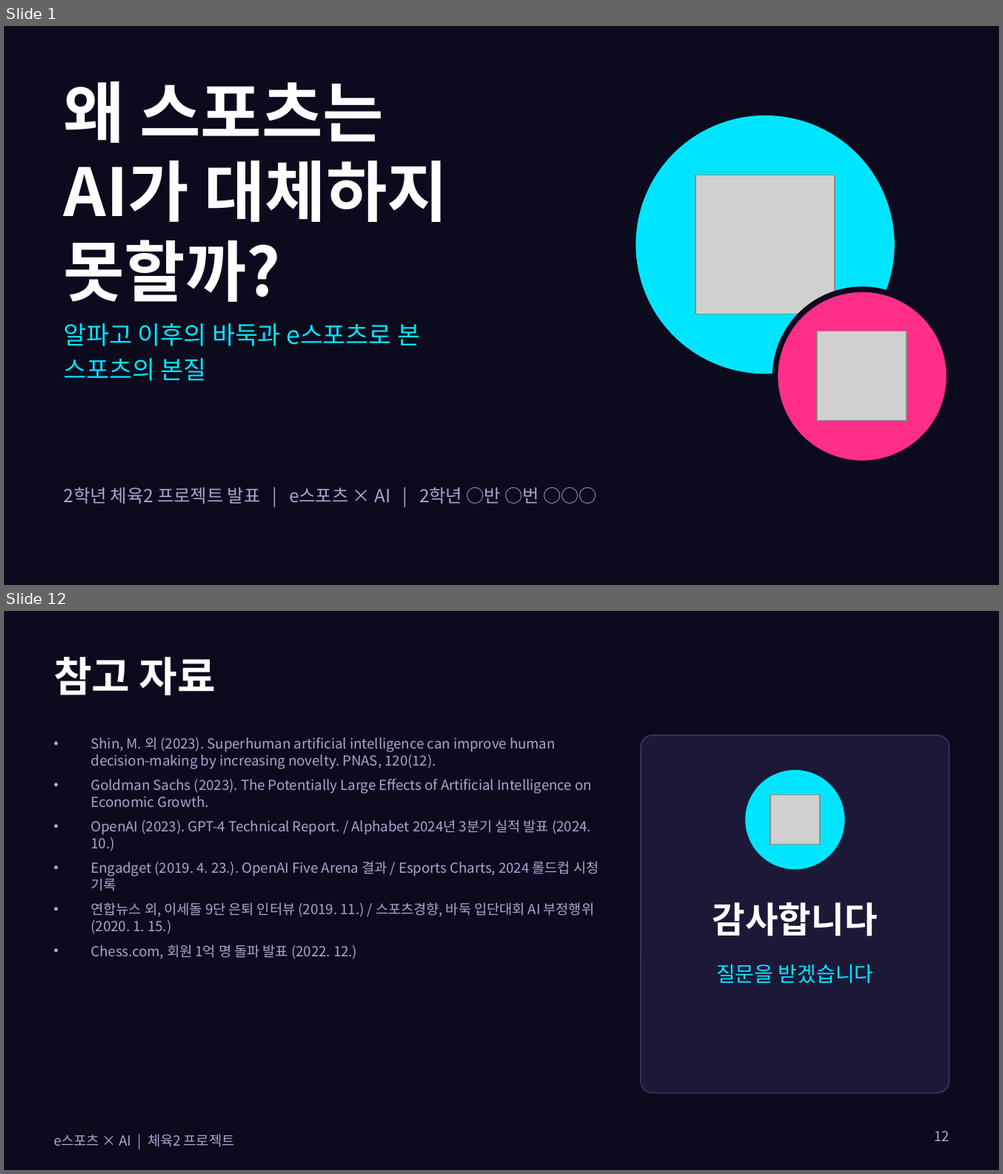
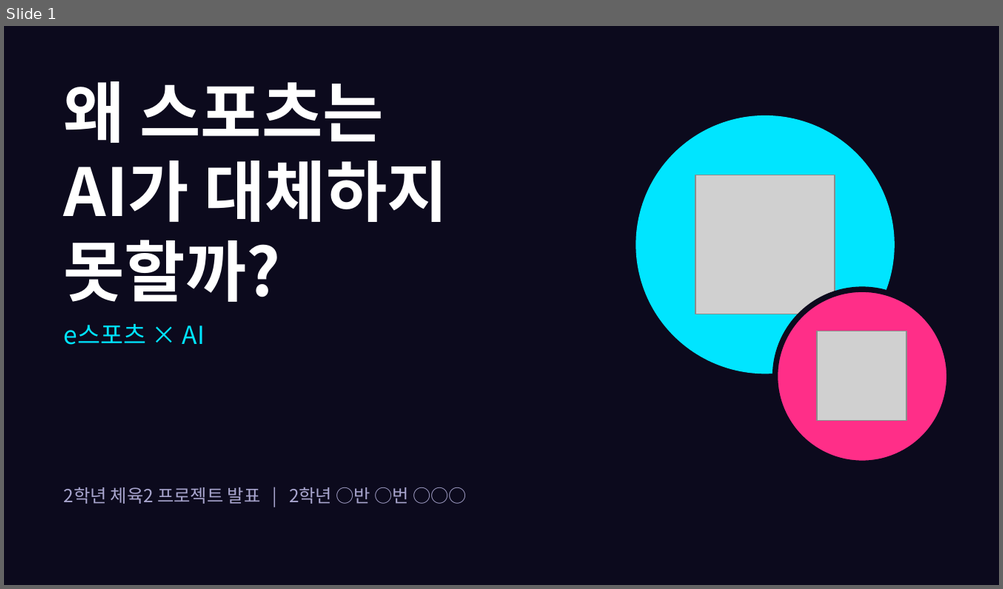
Before and after one commit to timetraveltimetravel/-, a slide deck: esports-ai/sports_ai_presentation.pptx. Shown one above the other, each under a label of ours: slides 1 and 12 before the commit, slide 1 after it; the slides between them are not shown. The pictures are 1003x1174 and 1003x589 pixels, drawn with LibreOffice and Linux fonts; fonts in the diff are those of the drawing; grey boxes stand for pictures. Boxes give left, top, right and bottom in pixels: in the first picture for what was removed or moved away, otherwise in the second. Text is boxed around its words. In the diff, an @@ line names an element or a change of style, - is before the commit and + after.

```diff
--- a/esports-ai/sports_ai_presentation.pptx
+++ b/esports-ai/sports_ai_presentation.pptx
@@ slide 12 removed at [4, 611, 999, 1170], background #0C0A1D @@
@@ title removed at [54, 657, 216, 695] @@
-참고 자료
@@ text removed at [91, 737, 598, 960] @@
-• Shin, M. 외 (2023). Superhuman artificial intelligence can improve human decision-making by increasing novelty. PNAS, 120(12).
-• Goldman Sachs (2023). The Potentially Large Effects of Artificial Intelligence on Economic Growth.
-• OpenAI (2023). GPT-4 Technical Report. / Alphabet 2024년 3분기 실적 발표 (2024. 10.)
-• Engadget (2019. 4. 23.). OpenAI Five Arena 결과 / Esports Charts, 2024 롤드컵 시청 기록
-• 연합뉴스 외, 이세돌 9단 은퇴 인터뷰 (2019. 11.) / 스포츠경향, 바둑 입단대회 AI 부정행위 (2020. 1. 15.)
-• Chess.com, 회원 1억 명 돌파 발표 (2022. 12.)
@@ rounded rectangle removed at [640, 735, 949, 1093] @@
@@ ellipse removed at [745, 770, 845, 869] @@
@@ picture removed at [770, 795, 819, 845] @@
@@ text removed at [712, 903, 877, 937] @@
-감사합니다
@@ text removed at [716, 965, 874, 984] @@
-질문을 받겠습니다
@@ text removed at [54, 1134, 235, 1147] @@
-e스포츠 × AI | 체육2 프로젝트
@@ page number removed at [933, 1131, 949, 1142] @@
-12
@@ slide 1 changed as well @@
@@ text at [64, 324, 205, 345]: text changed @@
-알파고 이후의 바둑과 e스포츠로 본
-스포츠의 본질
+e스포츠 × AI
@@ text at [64, 488, 410, 504]: text changed @@
-2학년 체육2 프로젝트 발표 | e스포츠 × AI | 2학년 ○반 ○번 ○○○
+2학년 체육2 프로젝트 발표 | 2학년 ○반 ○번 ○○○
```
Also in this commit, not shown: 3 other slides changed, 2 slides added, 7 other slides removed, 1 other file.
